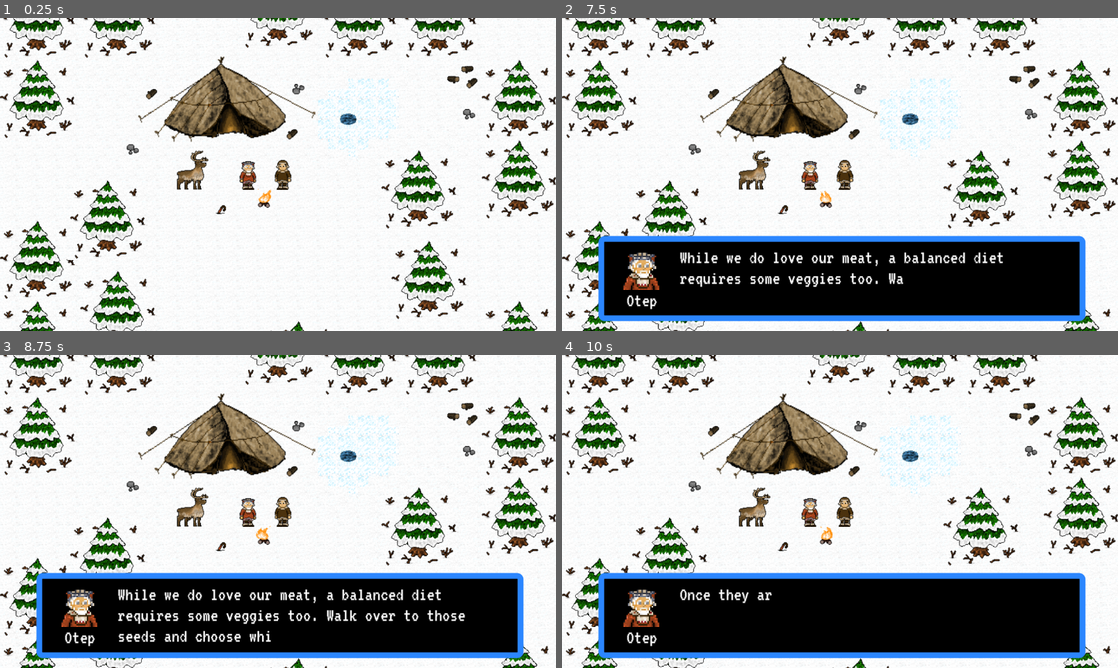
Above: before the commit, frames 1-4 (two rows, left to right).
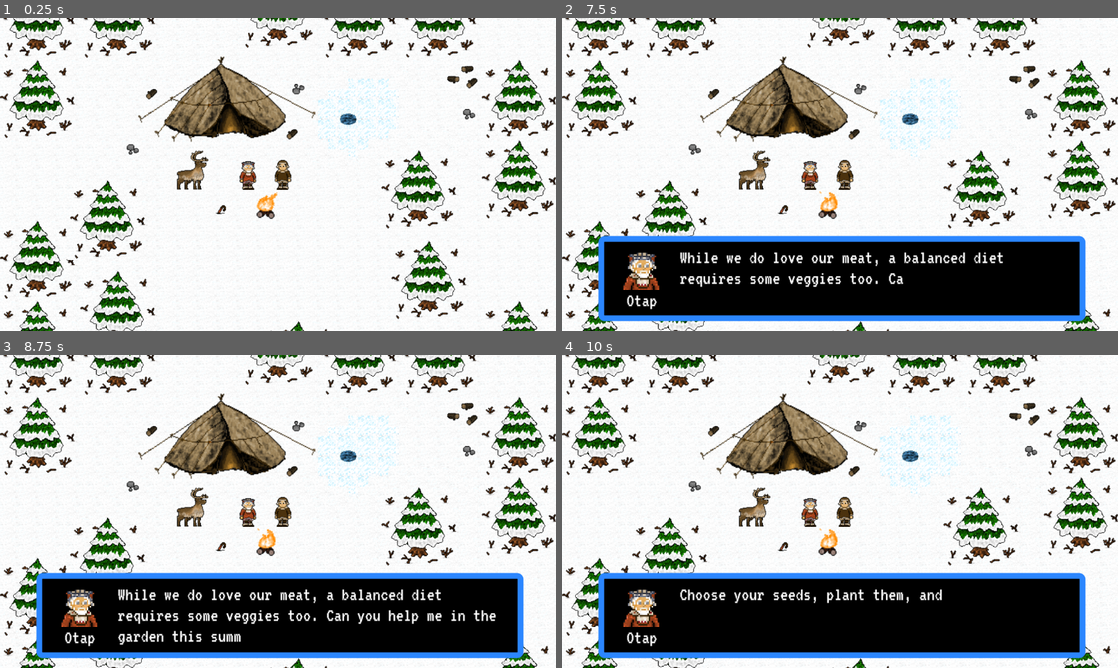
Above: after the commit, the same moments.

Repository: xkolyaskin/Mycrosoffed-Studios
Game: Godot game, scene res://Game.tscn
The game is run twice, just before and just after one commit, with the same random seed, the same clock (stepped at 60 frames per second) and the same inputs. This scene is started directly instead of the project's main scene.
Inputs:
- Up to frame 1 (0.25 s): no input
- Up to frame 2 (7.5 s): hold D (move_right) 0.53-1.28 s; tap Space (interact) every 0.75 s from 0.6 to 7.35 s; hold S (move_down) 1.28-2.03 s; hold D (move_right) 2.03-2.78 s; hold W (move_up) 2.78-3.53 s; hold A (move_left) 3.53-5.03 s; hold S (move_down) 5.03-5.78 s; hold D (move_right) 5.78-6.53 s; hold W (move_up) 6.53-7.28 s; hold D (move_right) from 7.28 s (still down)
- Up to frame 3 (8.75 s): release D (move_right) at 8.03 s; hold S (move_down) from 8.03 s (still down); tap Space (interact) at 8.1 s
- Up to frame 4 (10 s): release S (move_down) at 8.78 s; hold A (move_left) 8.78-9.53 s; tap Space (interact) at 8.85, 9.6 s; hold W (move_up) from 9.53 s (still down)

The runs differ from the first frame. In frame 1, 0.2% of the frame differs, in the area x 46-50%, y 54-65%; in frame 2, 0.3%; in frame 3, 1.2%, in the area x 14-90%, y 54-93%; in frame 4, 1.0%.

Commit message:
changed otep to otap

Diff:
--- a/new-game-project/Game.tscn
+++ b/new-game-project/Game.tscn
@@ -205,6 +205,7 @@
 parameters/looping = true
 
 [node name="Fire" parent="." instance=ExtResource("17_0yprl")]
-position = Vector2(554, 350)
+position = Vector2(557, 360)
+scale = Vector2(1.5, 1.5)
 
 [connection signal="timeout" from="LoreGuyReindeer/Timer" to="LoreGuyReindeer" method="_on_timer_timeout"]
--- a/new-game-project/dialogue.gd
+++ b/new-game-project/dialogue.gd
@@ -5,8 +5,8 @@
 var scene = 1
 var dialogueIntro = "Hey there, how are you doing? I’m Otap, one of the village elders. We could use some help keeping our village fed."
 
-var dialogueFarm1_1 = "While we do love our meat, a balanced diet requires some veggies too. Walk over to those seeds and choose which one to plant. "
-var dialogueFarm1_2 = "Once they are planted, wait for them to grow and harvest your crops before they go bad. Pick up/place using SPACE or E. WASD to move"
+var dialogueFarm1_1 = "While we do love our meat, a balanced diet requires some veggies too. Can you help me in the garden this summer?"
+var dialogueFarm1_2 = "Choose your seeds, plant them, and wait for them to grow. Harvest your crops before they go bad. Use WASD to move and E/SPACE to pick up/plant."
 
 var dialogueFish1_1 = "Salmon is one of the most important foods here, but fishing is no easy work."
 var dialogueFish1_2 = "Walk up to the fishing hole and when indicated, press SPACE or E at the right time to catch a fish. Catch enough fish and you will succeed."
--- a/new-game-project/dialogue_box.tscn
+++ b/new-game-project/dialogue_box.tscn
@@ -50,4 +50,4 @@
 offset_bottom = 152.987
 theme_override_fonts/font = ExtResource("1_n23yb")
 theme_override_font_sizes/font_size = 40
-text = "Otep"
+text = "Otap"
--- a/new-game-project/fire.tscn
+++ b/new-game-project/fire.tscn
@@ -46,7 +46,7 @@
 }],
 "loop": true,
 "name": &"move",
-"speed": 5.0
+"speed": 8.0
 }]
 
 [node name="fire" type="Node2D"]
--- a/new-game-project/project.godot
+++ b/new-game-project/project.godot
@@ -11,7 +11,7 @@
 [application]
 
 config/name="New Game Project"
-run/main_scene="uid://dht6x2u7tw42v"
+run/main_scene="uid://bfkbmxmcv45ee"
 config/features=PackedStringArray("4.4", "Forward Plus")
 config/icon="res://icon.svg"
 
Not shown: 2 places in new-game-project/Game.tscn that only renumber resources
Not shown: 1 places in new-game-project/fire.tscn that only renumber resources
